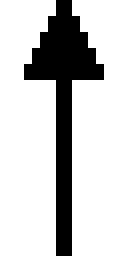
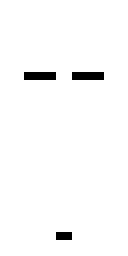
Layered file, before and after one edit (128x256). Changes by layer:
painted on "Layer 1" over [24, 0, 104, 256]
